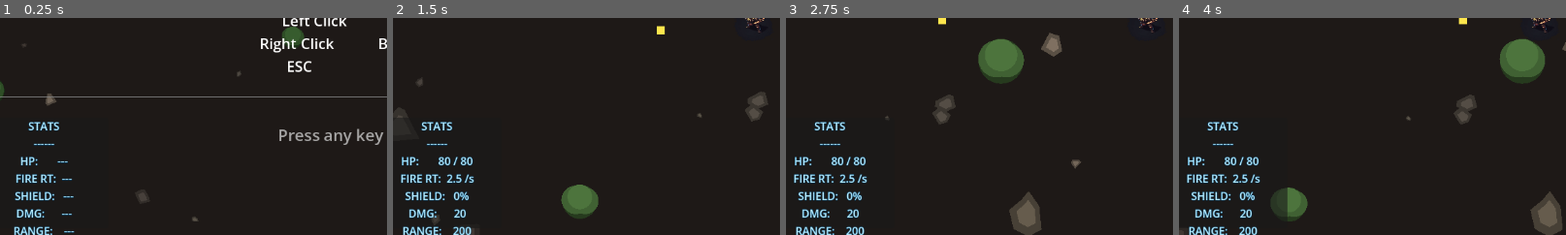
Above: before the commit, frames 1-4 (left to right).
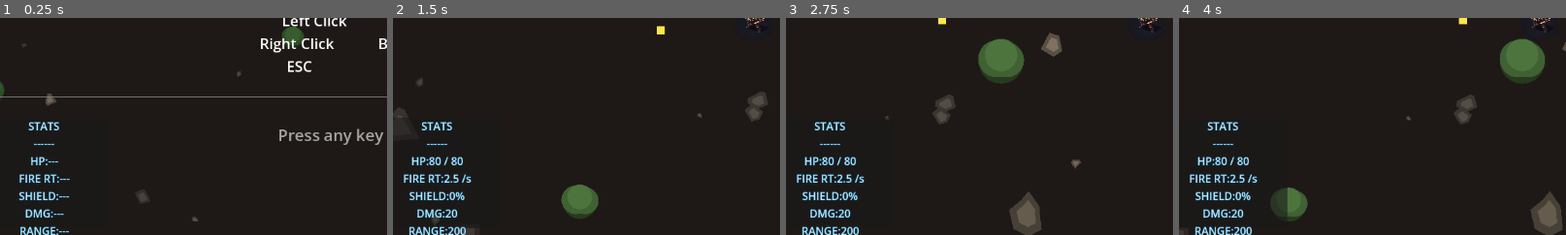
Above: after the commit, the same moments.

Repository: JakeForReal/towergame
Game: Godot game, scene res://scenes/MainScene.tscn
Two runs of this game, one before a commit and one after it. Both use one fixed random seed, a clock stepped at 60 frames per second and the inputs below.
Inputs (mouse positions are % of the whole screen's width and height, from its top left):
- Up to frame 1 (0.25 s): no input
- Up to frame 2 (1.5 s): tap Enter (ui_accept) at 0.5, 0.77 s; move the mouse to (72, 45) at 0.52 s; hold D (move_right) 0.53-1.25 s; tap Down (aim_down) at 0.6 s; click (72, 45) at 0.67 s; drag from (30, 55) to (50, 50) at 1.27 s
- Up to frame 3 (2.75 s): tap Enter (ui_accept) at 2 s; move the mouse to (60, 28) at 2.02 s; hold D (move_right) from 2.03 s (still down); tap Right (aim_right) at 2.1 s
- Up to frame 4 (4 s): release D (move_right) at 2.75 s; drag from (45, 70) to (20, 35) at 2.77 s; move the mouse to (80, 65) at 3.52 s; press the mouse at (80, 65) at 3.53 s; hold A (move_left) from 3.53 s (still down); tap Enter (ui_accept) at 3.77 s
The pictures show only the part of the screen within x 3-53%, y 50-100%; the shares and areas given below are measured in that part.

The runs differ from the first frame. In frame 1, 1.7% of the frame differs, in the area x 3-20%, y 63-100%; in frame 2, 2.7%; in frame 3, 2.7%, in the area x 2-22%, y 63-100%; in frame 4, 2.7%.

Commit message:
Left-justify stats and item display in HUD
- Stats: replace fixed-width padding with tabs for clean left-aligned columns
- BuffLabel: switch from center-anchored to left-anchored, text left-aligned
- StatsLabel: already left-aligned, just needed spacing fix in code

Diff:
--- a/scenes/HUD.tscn
+++ b/scenes/HUD.tscn
@@ -25,7 +25,7 @@
 offset_right = 60.0
 offset_bottom = -5.0
 text = "SCRAP: 0"
-horizontal_alignment = 1
+horizontal_alignment = 0
 
 [node name="StatsPanel" type="Panel" parent="."]
 anchors_preset = 2
@@ -128,20 +128,20 @@
 
 [node name="StatsLabel" type="Label" parent="StatsPanel"]
 layout_mode = 1
-anchors_preset = 7
-anchor_left = 0.5
-anchor_top = 1.0
-anchor_right = 0.5
-anchor_bottom = 1.0
-offset_left = -88.0
+anchors_preset = 10
+anchor_left = 0.0
+anchor_top = 1.0
+anchor_right = 1.0
+anchor_bottom = 1.0
+offset_left = 8.0
 offset_top = -140.0
-offset_right = 88.0
+offset_right = -8.0
 offset_bottom = 15.0
 theme_override_colors/font_color = Color(0.72, 0.93, 1.0, 1.0)
 theme_override_colors/font_outline_color = Color(0.0, 0.3, 0.5, 1.0)
 theme_override_constants/outline_size = 2
 text = "STATS"
-horizontal_alignment = 1
+horizontal_alignment = 0
 vertical_alignment = 1
 
 [node name="TimerLabel" type="Label" parent="."]
@@ -156,17 +156,17 @@
 horizontal_alignment = 1
 
 [node name="BuffLabel" type="Label" parent="."]
-anchors_preset = 8
-anchor_left = 0.5
-anchor_top = 1.0
-anchor_right = 0.5
+anchors_preset = 10
+anchor_left = 0.0
+anchor_top = 1.0
+anchor_right = 0.0
 anchor_bottom = 1.0
 offset_left = 10.0
 offset_top = -60.0
-offset_right = -10.0
+offset_right = 200.0
 offset_bottom = -10.0
 text = "(no buffs)"
-horizontal_alignment = 1
+horizontal_alignment = 0
 vertical_alignment = 1
 
 [node name="GameOverPanel" type="Panel" parent="."]
--- a/scripts/ui/HUD.gd
+++ b/scripts/ui/HUD.gd
@@ -165,7 +165,7 @@
 		return
 	var player_node = get_node_or_null("/root/Main/PlayerCharacter")
 	if not player_node:
-		_stats_label.text = "STATS\n------\nHP:       ---\nFIRE RT:  ---\nSHIELD:   ---\nDMG:      ---\nRANGE:    ---"
+		_stats_label.text = "STATS\n------\nHP:\t\t---\nFIRE RT:\t---\nSHIELD:\t---\nDMG:\t\t---\nRANGE:\t---"
 		return
 
 	var cb: CharacterBody2D = player_node as CharacterBody2D
@@ -190,11 +190,11 @@
 	var effective_cooldown: float = cooldown_val * (1.0 - buff_reduction)
 	var fire_rate_val: float = 1.0 / effective_cooldown if effective_cooldown > 0.0 else 0.0
 
-	var line_hp: String = "HP:       %.0f / %.0f" % [hp_val, max_hp_val]
-	var line_fr: String = "FIRE RT:  %.1f /s" % fire_rate_val
-	var line_sh: String = "SHIELD:   %.0f%%" % shield_pct
-	var line_dm: String = "DMG:      %.0f" % dmg_val
-	var line_rng: String = "RANGE:    %.0f" % range_val
+	var line_hp: String = "HP:\t\t%.0f / %.0f" % [hp_val, max_hp_val]
+	var line_fr: String = "FIRE RT:\t%.1f /s" % fire_rate_val
+	var line_sh: String = "SHIELD:\t%.0f%%" % shield_pct
+	var line_dm: String = "DMG:\t\t%.0f" % dmg_val
+	var line_rng: String = "RANGE:\t%.0f" % range_val
 
 	var new_text: String = "STATS\n------\n" + line_hp + "\n" + line_fr + "\n" + line_sh + "\n" + line_dm + "\n" + line_rng
 	if _stats_label.text != new_text:
